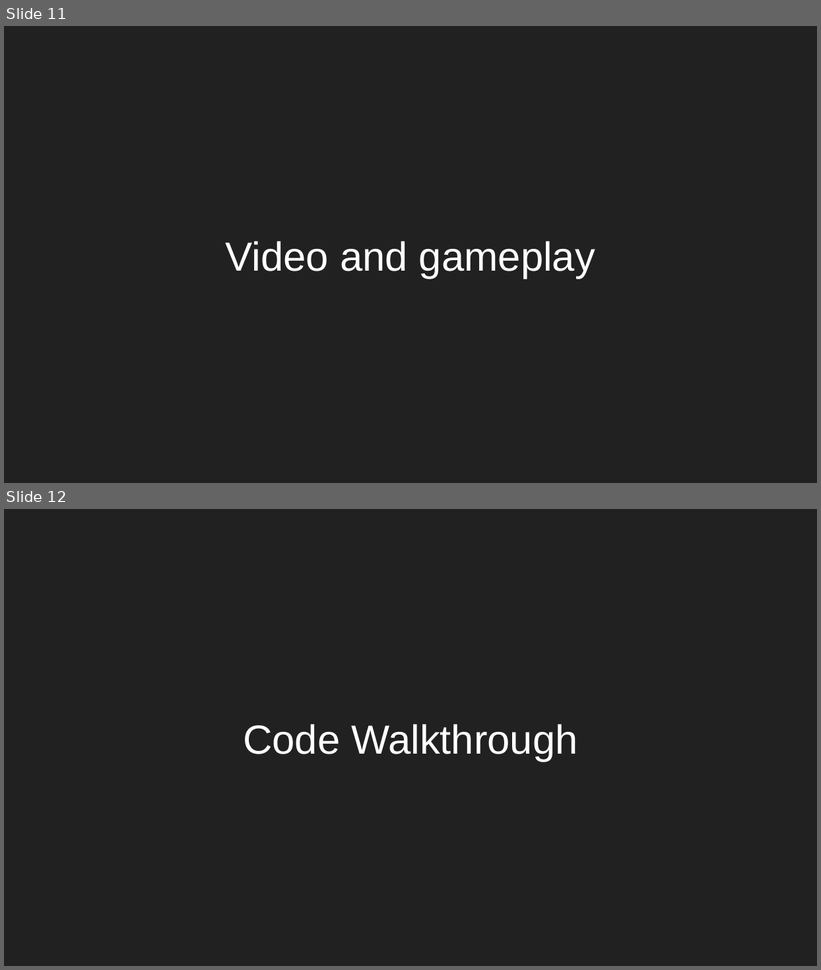
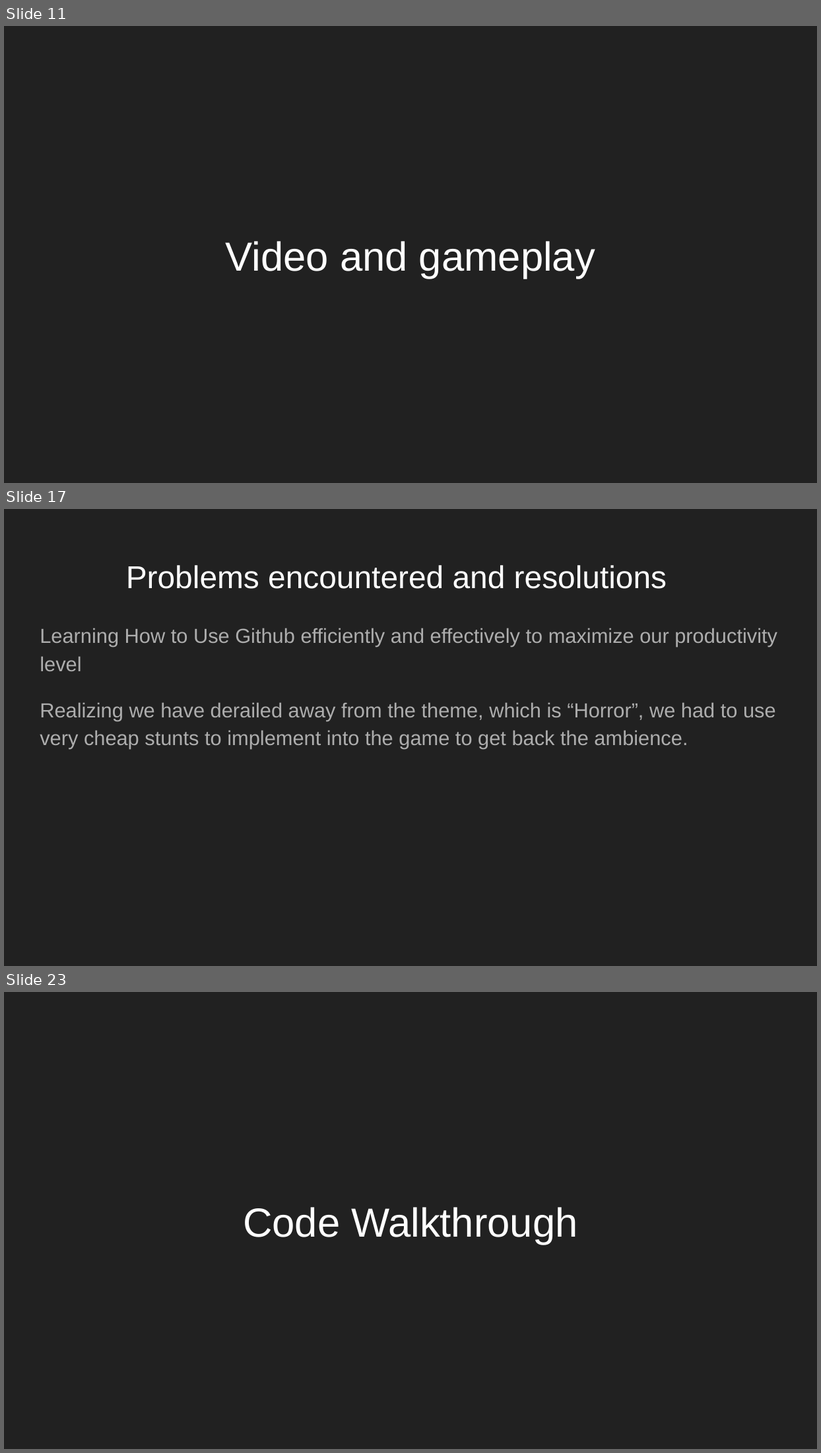
Before and after one commit to BuddhaProgram/SP2-PDEntertainment, a slide deck: ComGraphics/SP2 presentation.pptx. Shown one above the other, each under a label of ours: slides 11 and 12 before the commit, slides 11, 17 and 23 after it; the slides between them are not shown. The pictures are 821x970 and 821x1453 pixels, drawn with LibreOffice and Linux fonts; fonts in the diff are those of the drawing. Boxes give left, top, right and bottom in pixels: in the first picture for what was removed or moved away, otherwise in the second. Text is boxed around its words. In the diff, an @@ line names an element or a change of style, - is before the commit and + after.

```diff
--- a/ComGraphics/SP2 presentation.pptx
+++ b/ComGraphics/SP2 presentation.pptx
@@ slide 17 added at (x1=4, y1=509, x2=817, y2=966), background #212121 @@
@@ title added at (x1=126, y1=565, x2=667, y2=589), 28 pt, text #FFFFFF @@
+Problems encountered and resolutions
@@ text added at (x1=40, y1=628, x2=778, y2=749), 18 pt, text #ADADAD @@
+Learning How to Use Github efficiently and effectively to maximize our productivity level
+Realizing we have derailed away from the theme, which is “Horror”, we had to use very cheap stunts to implement into the game to get back the ambience.
@@ what was slide 12 is now slide 23 @@
```
Also in this commit, not shown: 12 other slides added.
